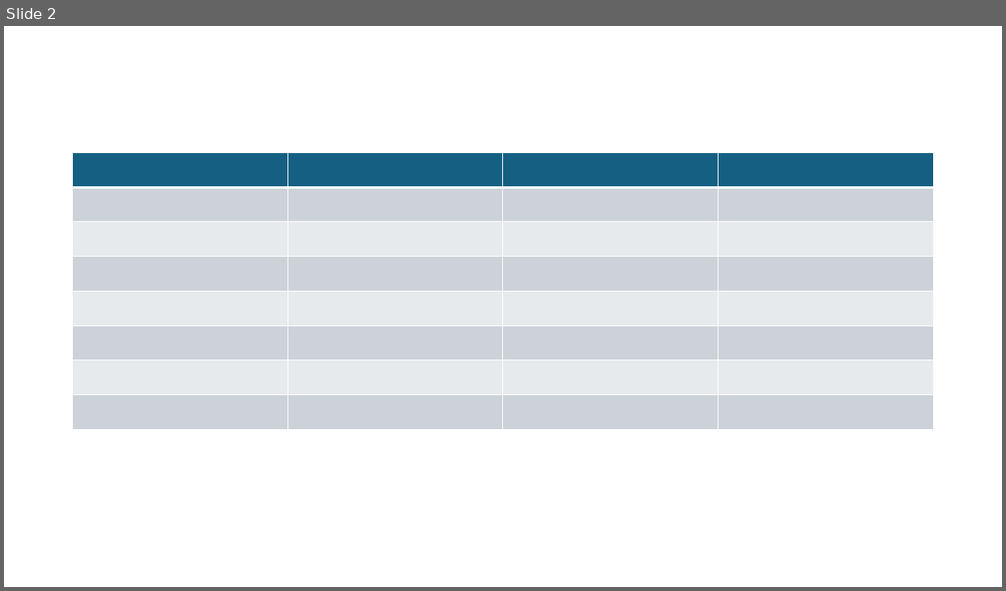
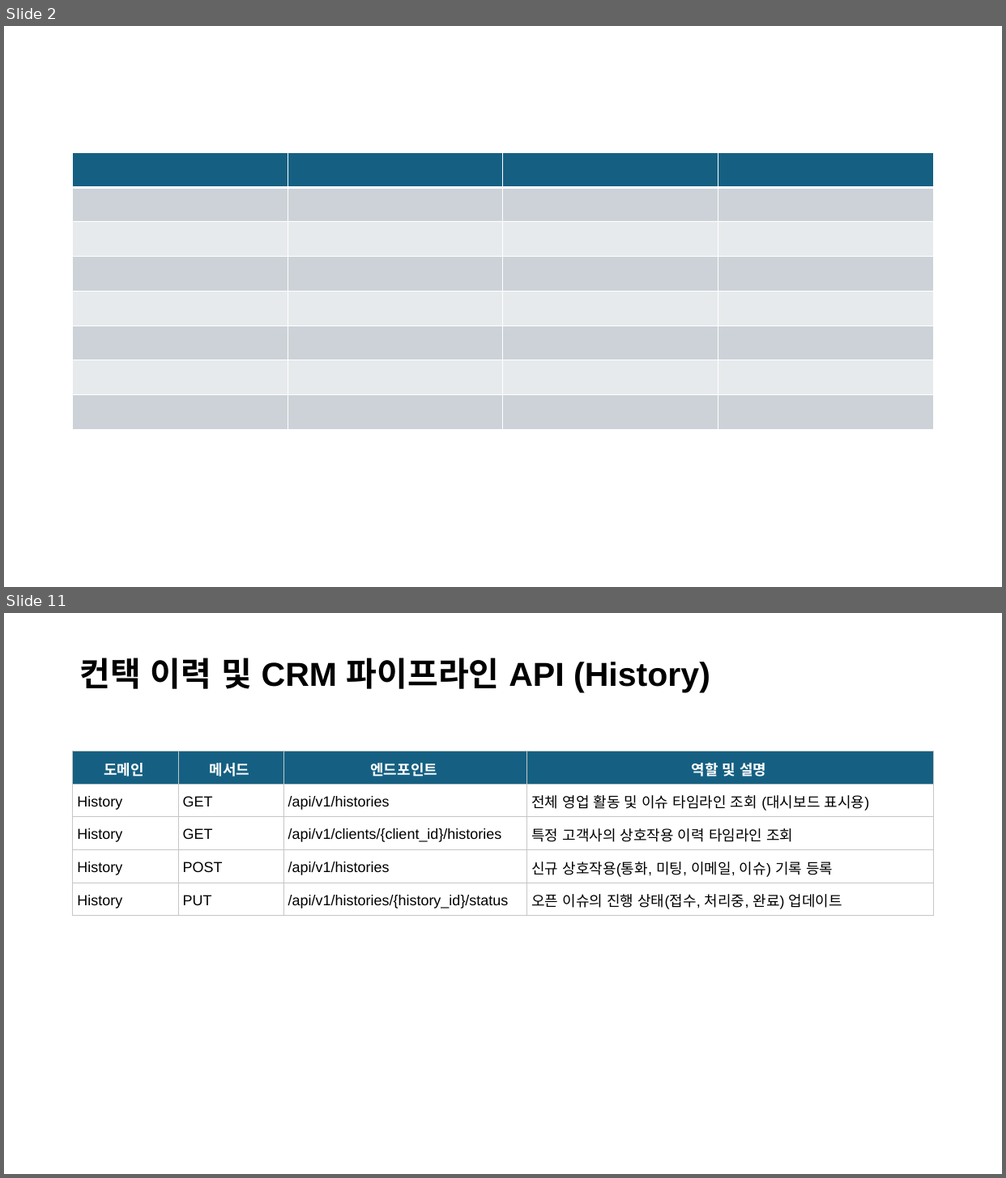
Before and after one commit to esketch-ai/hooxi-cms, a slide deck: Docs/Hooxi-CMS.pptx. Shown one above the other, each under a label of ours: slide 2 before the commit, slides 2 and 11 after it; the slides between them are not shown. The pictures are 1006x591 and 1006x1178 pixels, drawn with LibreOffice and Linux fonts; fonts in the diff are those of the drawing. Boxes give left, top, right and bottom in pixels: in the first picture for what was removed or moved away, otherwise in the second. Text is boxed around its words. In the diff, an @@ line names an element or a change of style, - is before the commit and + after.

```diff
--- a/Docs/Hooxi-CMS.pptx
+++ b/Docs/Hooxi-CMS.pptx
@@ slide 11 added at [4,613,1002,1174], background #FFFFFF @@
@@ title added at [80,658,710,692], 32 pt, text #000000, bold @@
+컨택 이력 및 CRM 파이프라인 API (History)
@@ table added at [73,752,935,932], 5 rows, 4 columns @@
+도메인 | 메서드 | 엔드포인트 | 역할 및 설명
+History | GET | /api/v1/histories | 전체 영업 활동 및 이슈 타임라인 조회 (대시보드 표시용)
+History | GET | /api/v1/clients/{client_id}/histories | 특정 고객사의 상호작용 이력 타임라인 조회
+History | POST | /api/v1/histories | 신규 상호작용(통화, 미팅, 이메일, 이슈) 기록 등록
+History | PUT | /api/v1/histories/{history_id}/status | 오픈 이슈의 진행 상태(접수, 처리중, 완료) 업데이트
```
Also in this commit, not shown: 5 slides changed, 28 other slides added, 15 other files.
